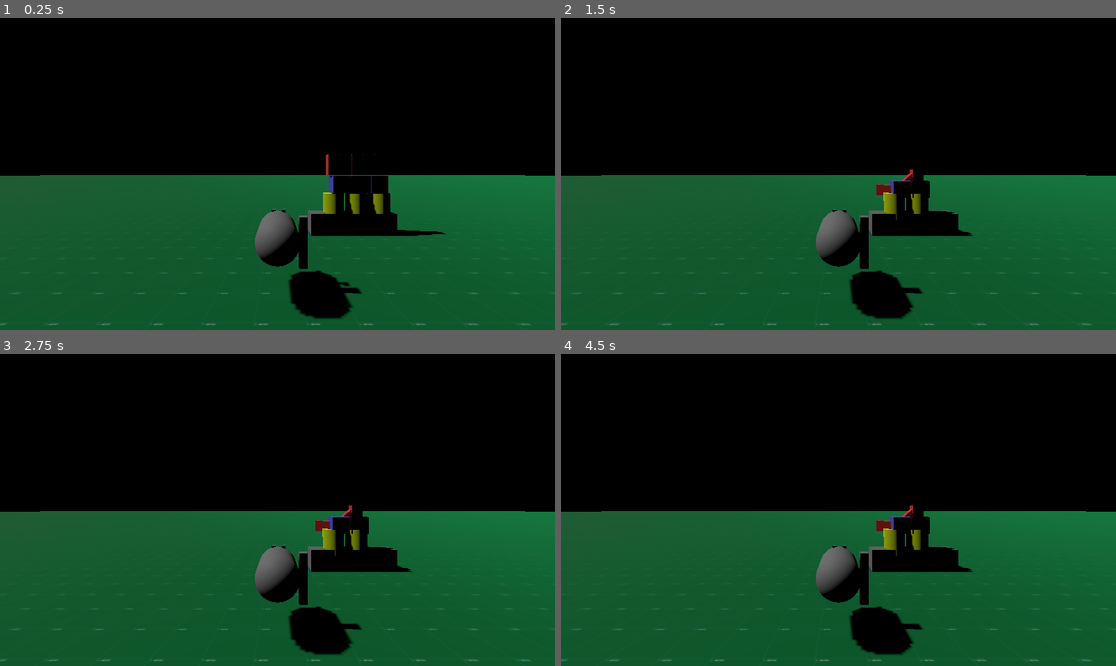
Above: before the commit, frames 1-4 (two rows, left to right).
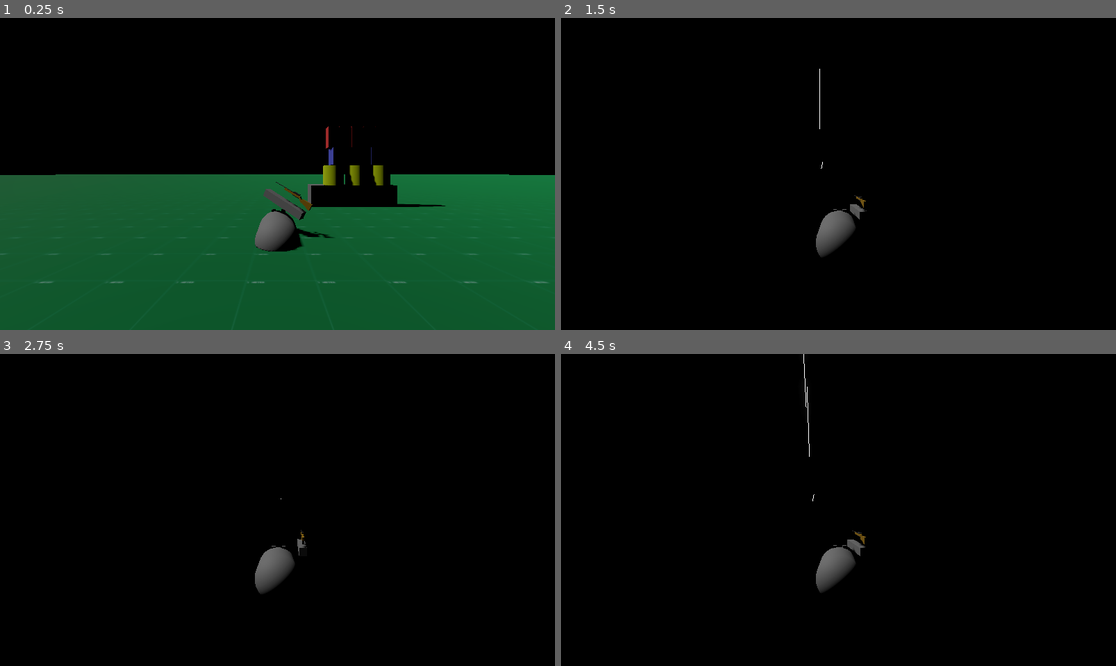
Above: after the commit, the same moments.

Repository: ImmersiveRPG/ExampleRaycastBullets
Game: Godot game, scene res://src/World/World.tscn
The game is run twice, just before and just after one commit, with the same random seed, the same clock (stepped at 60 frames per second) and the same inputs.
Inputs (mouse positions are in pixels of both pictures, inside the frame that each line leads up to):
- Up to frame 1 (0.25 s): no input
- Up to frame 2 (1.5 s): move the mouse to (866, 174) at 0.52 s; hold W (MoveForward) from 0.53 s (still down); click (866, 174) at 0.6 s; move the mouse to (810, 174) at 1.27 s; click (810, 174) at 1.35 s
- Up to frame 3 (2.75 s): keep holding W (MoveForward); tap Enter at 2 s; move the mouse to (288, 503) at 2.02 s; click (288, 503) at 2.1 s
- Up to frame 4 (4.5 s): keep holding W (MoveForward); move the mouse to (832, 516) at 2.77 s; click (832, 516) at 2.85 s; tap Space at 3.5 s; move the mouse to (877, 513) at 3.52 s; click (877, 513) at 3.6 s; move the mouse to (794, 506) at 4.27 s; click (794, 506) at 4.35 s

The runs differ from the first frame. In frame 1, 5.7% of the frame differs, in the area x 0-100%, y 34-99%; in frame 2, 45%; in frame 3, 45%; in frame 4, 45%, in the area x 0-100%, y 0-100%.
Error before the commit: Parse Error: Too many arguments for "intersect_ray()" call. Expected at most 1 but received 2. (res://src/Player/Player.gd:68)

Commit message:
Added PhysicsRayQueryParameters3D for camera raycast

Diff:
--- a/project/src/Player/Player.gd
+++ b/project/src/Player/Player.gd
@@ -65,7 +65,8 @@
 	var from = camera.project_ray_origin(_latest_mouse_pos)
 	var to = from + camera.project_ray_normal(_latest_mouse_pos) * ray_length
 	var space_state = get_world_3d().direct_space_state
-	var result = space_state.intersect_ray(from, to)
+	var query = PhysicsRayQueryParameters3D.create(from, to)
+	var result = space_state.intersect_ray(query)
 	target = result.position if result else to
 
 	# Make player aim where ray is pointing
